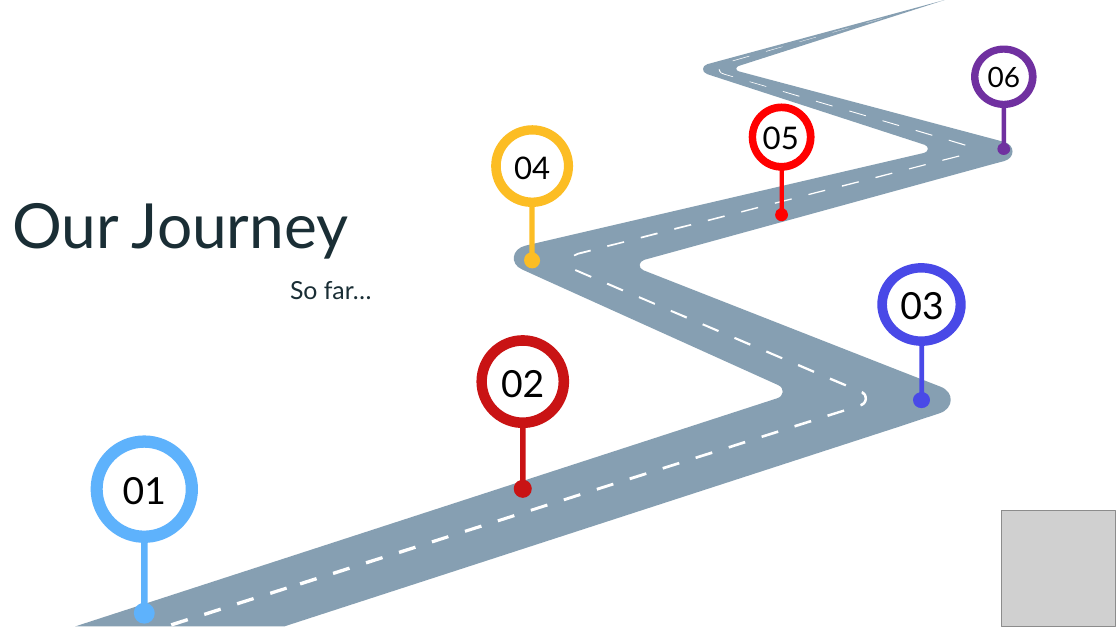
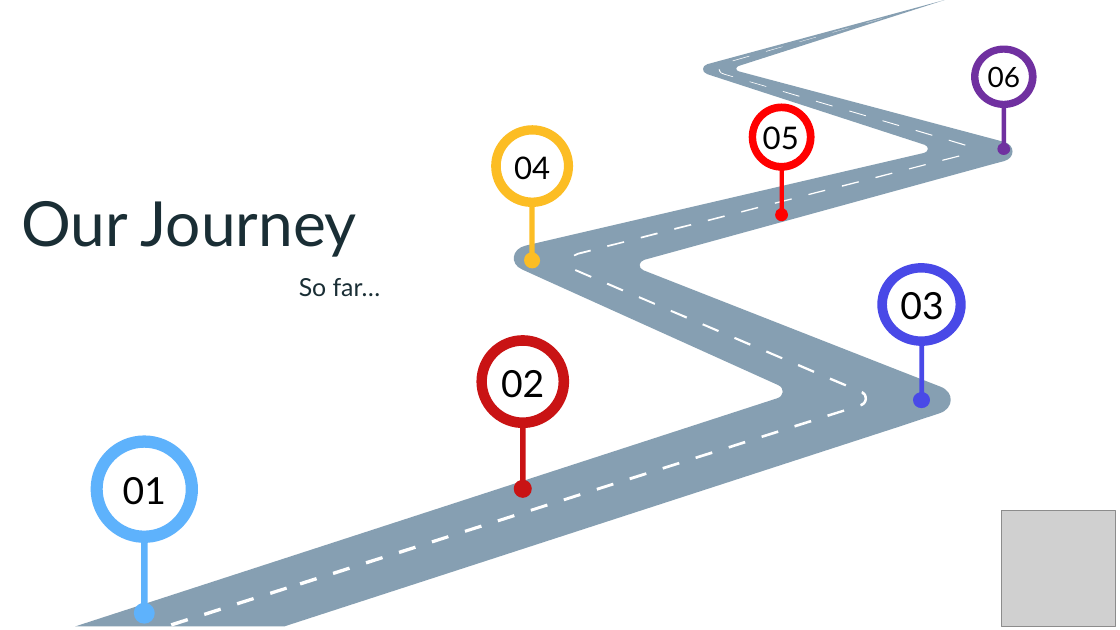
Before and after one commit to OsamahAlnasser/TotallyNotLame, a slide deck: slide 5 of Cybersecurity Academy (Teams C & D).pptx. Drawn at 1120x630 pixels with LibreOffice and Linux fonts; fonts in the diff are those of the drawing; grey boxes stand for pictures; background and template pictures are left out. Boxes give left, top, right and bottom in pixels: in the first picture for what was removed or moved away, otherwise in the second. Text is boxed around its words. In the diff, an @@ line names an element or a change of style, - is before the commit and + after.

```diff
--- a/Cybersecurity Academy (Teams C & D).pptx
+++ b/Cybersecurity Academy (Teams C & D).pptx
@@ title "Our Journey": place and size @@
-title "Our Journey" at [13,203,348,259]
+title "Our Journey" at [21,201,357,257]
@@ text "So far…": place and size @@
-text "So far…" at [290,281,372,300]
+text "So far…" at [299,278,381,296]
```
Also in this commit, not shown: 7 other slides changed, 2 slides added, 1 slide removed.
